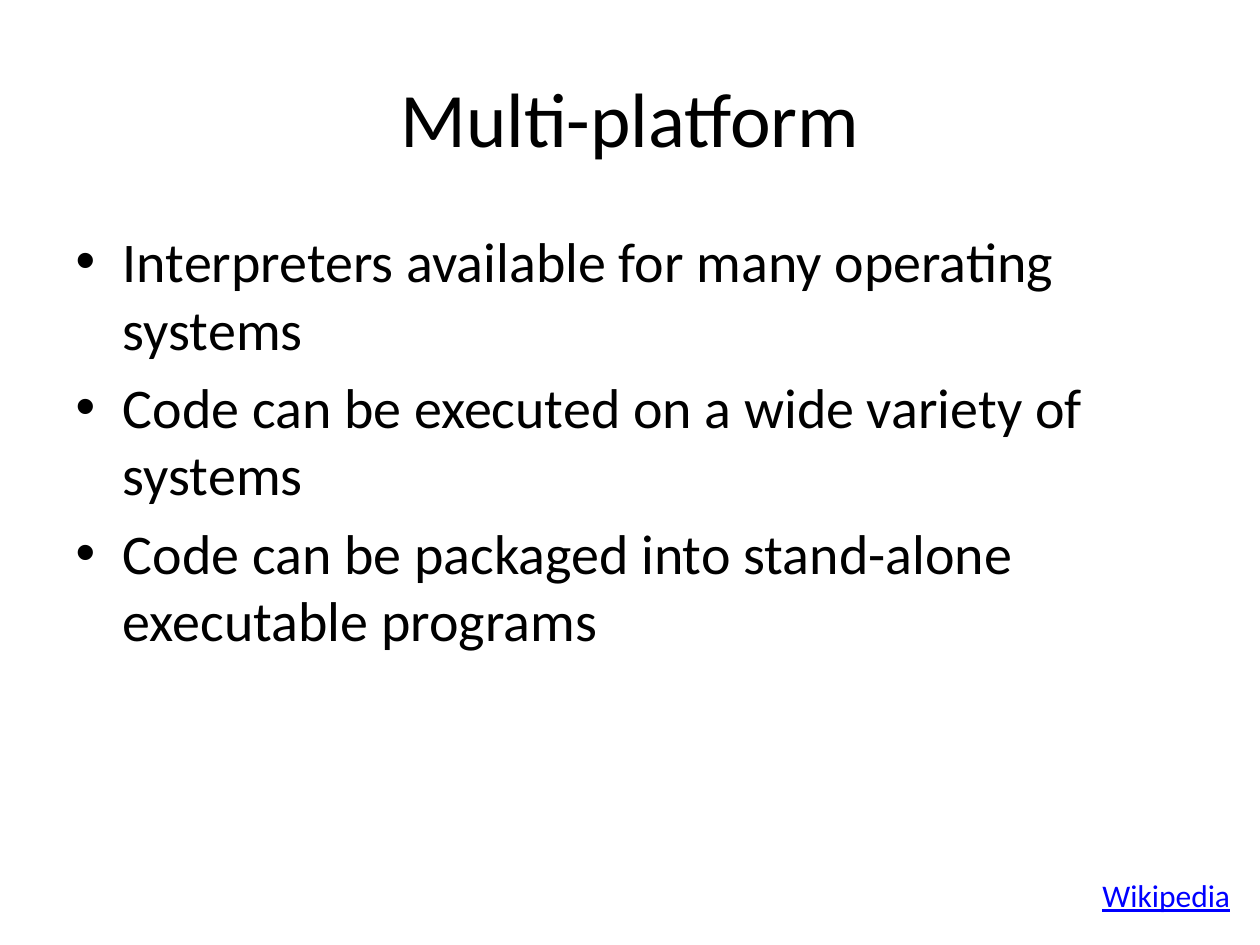
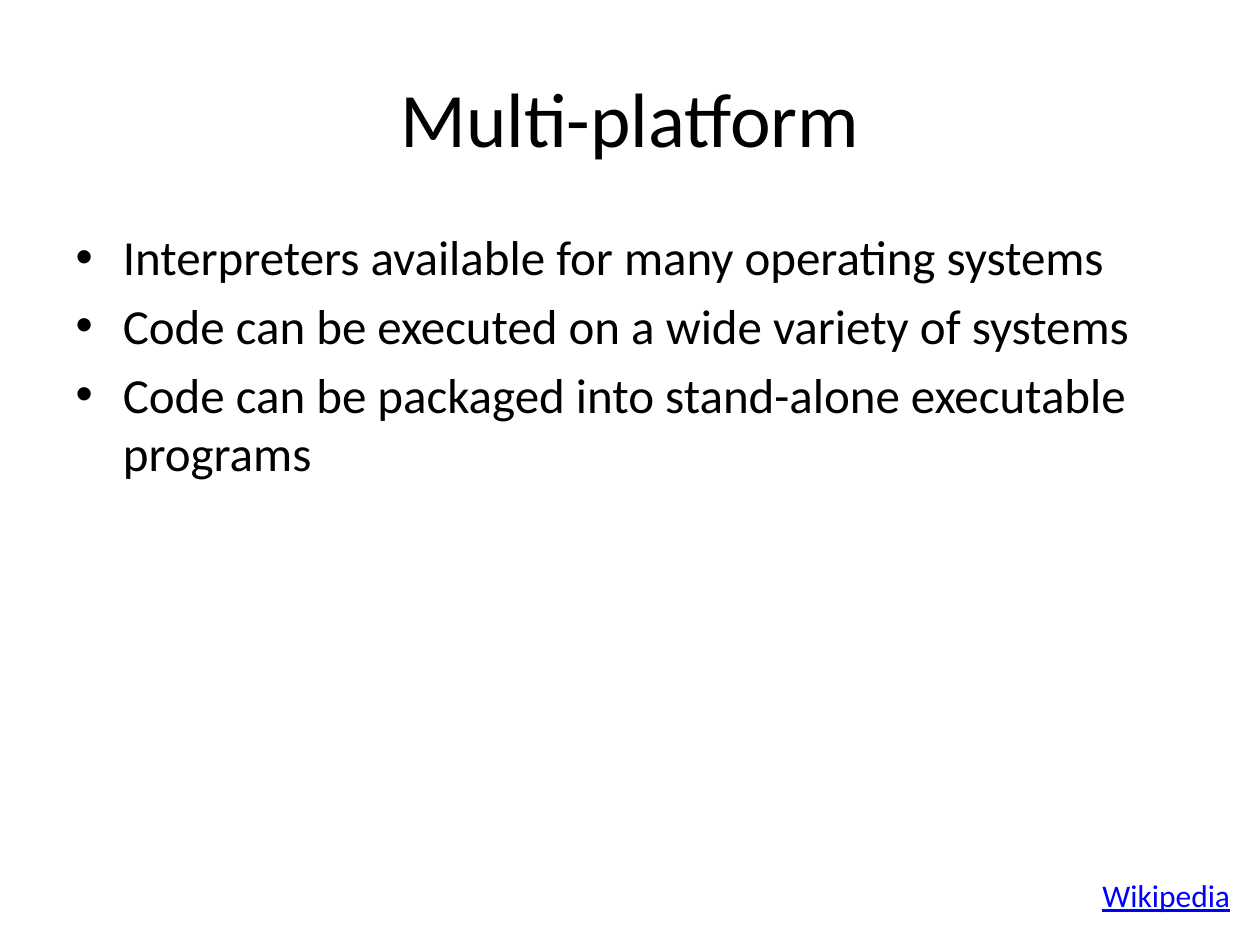
Before and after one commit to yoavram/Py4Eng, a slide deck: slide 7 of docs/Introduction to Python.pptx. Drawn at 1260x945 pixels with LibreOffice and Linux fonts; fonts in the diff are those of the drawing. Boxes give left, top, right and bottom in pixels: in the first picture for what was removed or moved away, otherwise in the second. Text is boxed around its words. In the diff, an @@ line names an element or a change of style, - is before the commit and + after.

```diff
--- a/docs/Introduction to Python.pptx
+++ b/docs/Introduction to Python.pptx
@@ text "Interpreters available for many operating ..." at (123,241,1129,480): size 32 to 28 pt @@
```
Also in this commit, not shown: 15 other slides changed, 3 slides added, 2 slides removed.
